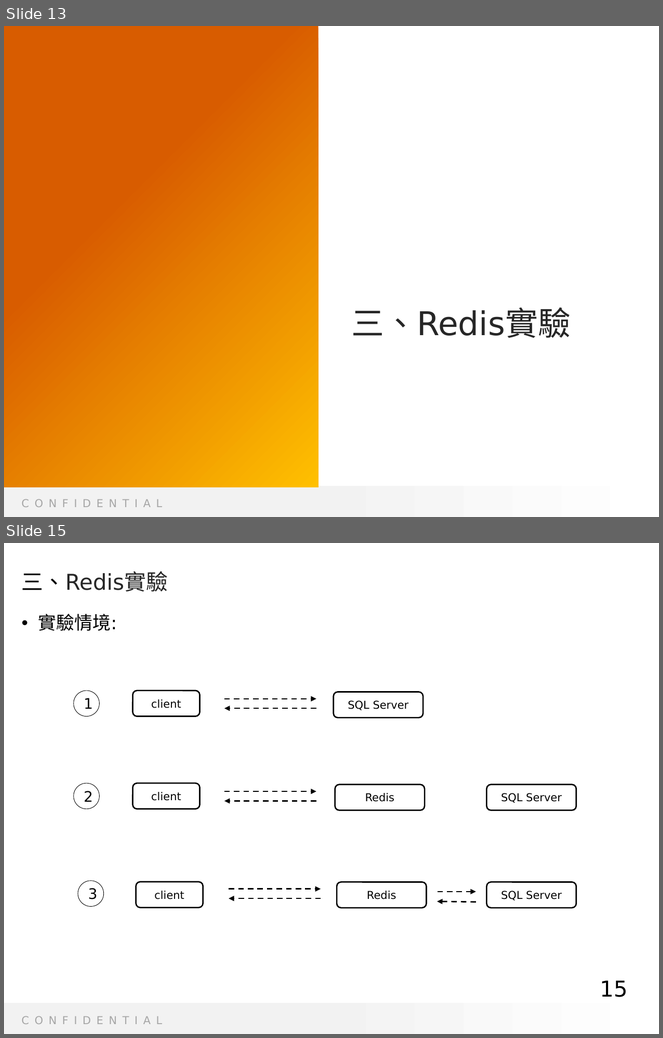
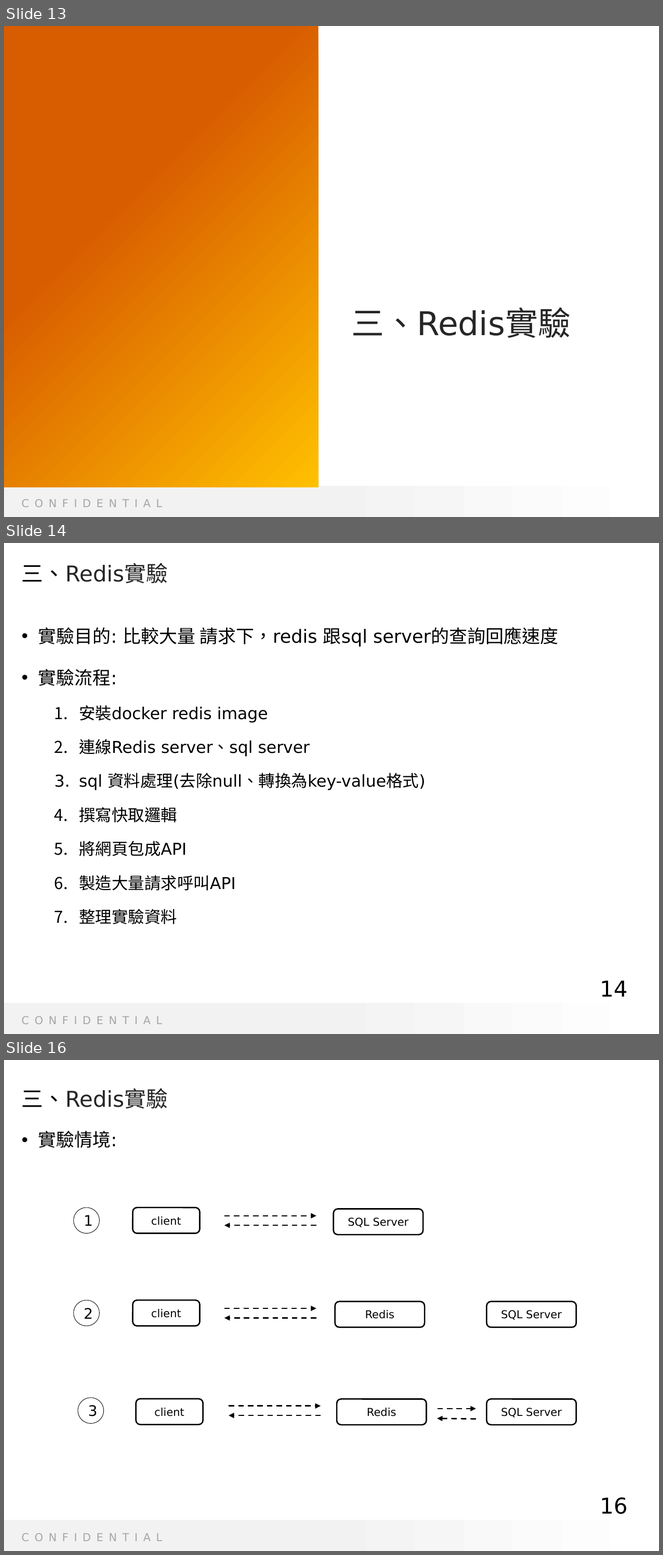
Before and after one commit to Radigogogo/redis, a slide deck: D69 Tech Sharing - Redis_v.2.pptx. Shown one above the other, each under a label of ours: slides 13 and 15 before the commit, slides 13, 14 and 16 after it; the slides between them are not shown. The pictures are 663x1038 and 663x1555 pixels, drawn with LibreOffice and Linux fonts; fonts in the diff are those of the drawing; background and template pictures are left out. Boxes give left, top, right and bottom in pixels: in the first picture for what was removed or moved away, otherwise in the second. Text is boxed around its words. In the diff, an @@ line names an element or a change of style, - is before the commit and + after.

```diff
--- a/D69 Tech Sharing - Redis_v.2.pptx
+++ b/D69 Tech Sharing - Redis_v.2.pptx
@@ slide 14 added at (4, 543, 659, 1034), background #FFFFFF; not listed: 2 template elements that a slide beside it also shows @@
@@ title added at (22, 563, 168, 584), 24 pt, text #262626 @@
+三、Redis實驗
@@ text added at (38, 627, 558, 925), 18 pt, text #000000 @@
+• 實驗目的: 比較大量 請求下，redis 跟sql server的查詢回應速度
+• 實驗流程:
+  1. 安裝docker redis image
+  2. 連線Redis server、sql server
+  3. sql 資料處理(去除null、轉換為key-value格式)
+  4. 撰寫快取邏輯
+  5. 將網頁包成API
+  6. 製造大量請求呼叫API
+  7. 整理實驗資料
@@ page number added at (600, 981, 627, 997), 24 pt, text #000000 @@
+14
@@ what was slide 15 is now slide 16 @@
@@ page number at (600, 1497, 627, 1514): text changed @@
-15
+16
```
Also in this commit, not shown: 8 slides changed, 2 other slides added, 1 slide removed.
